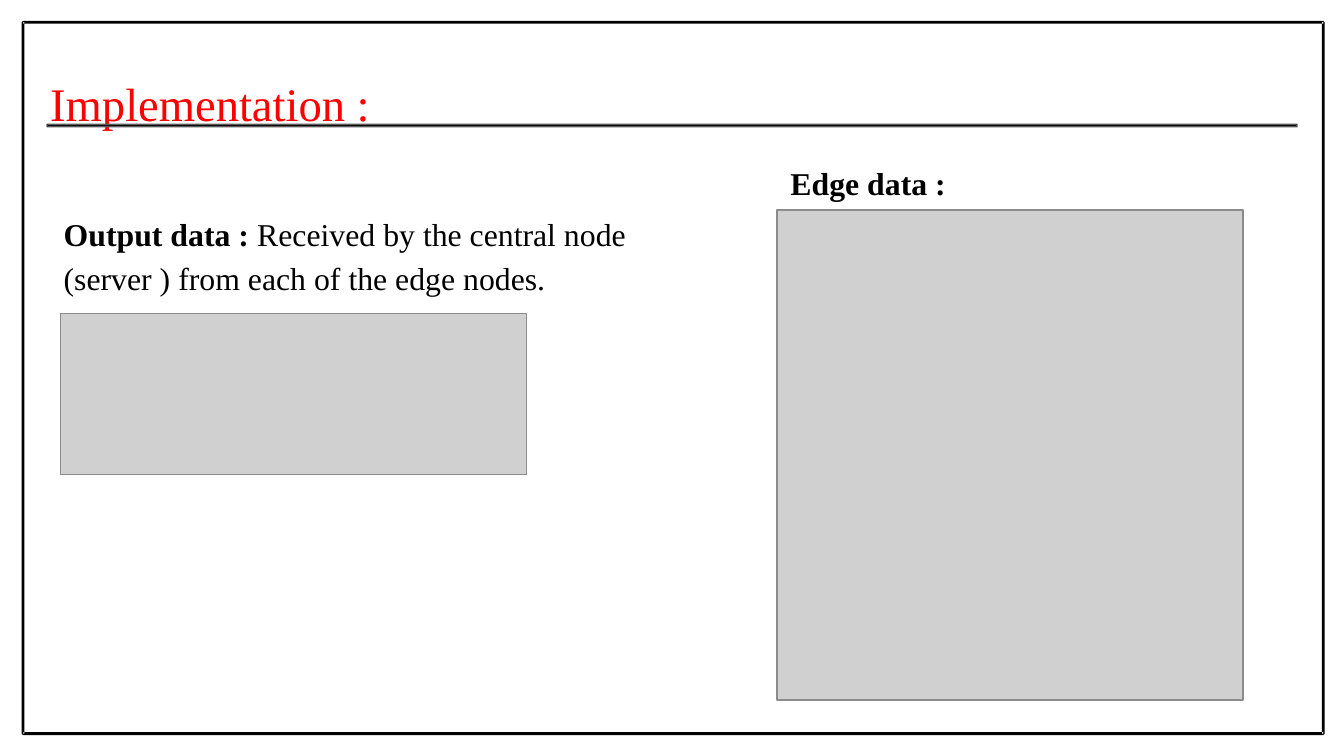
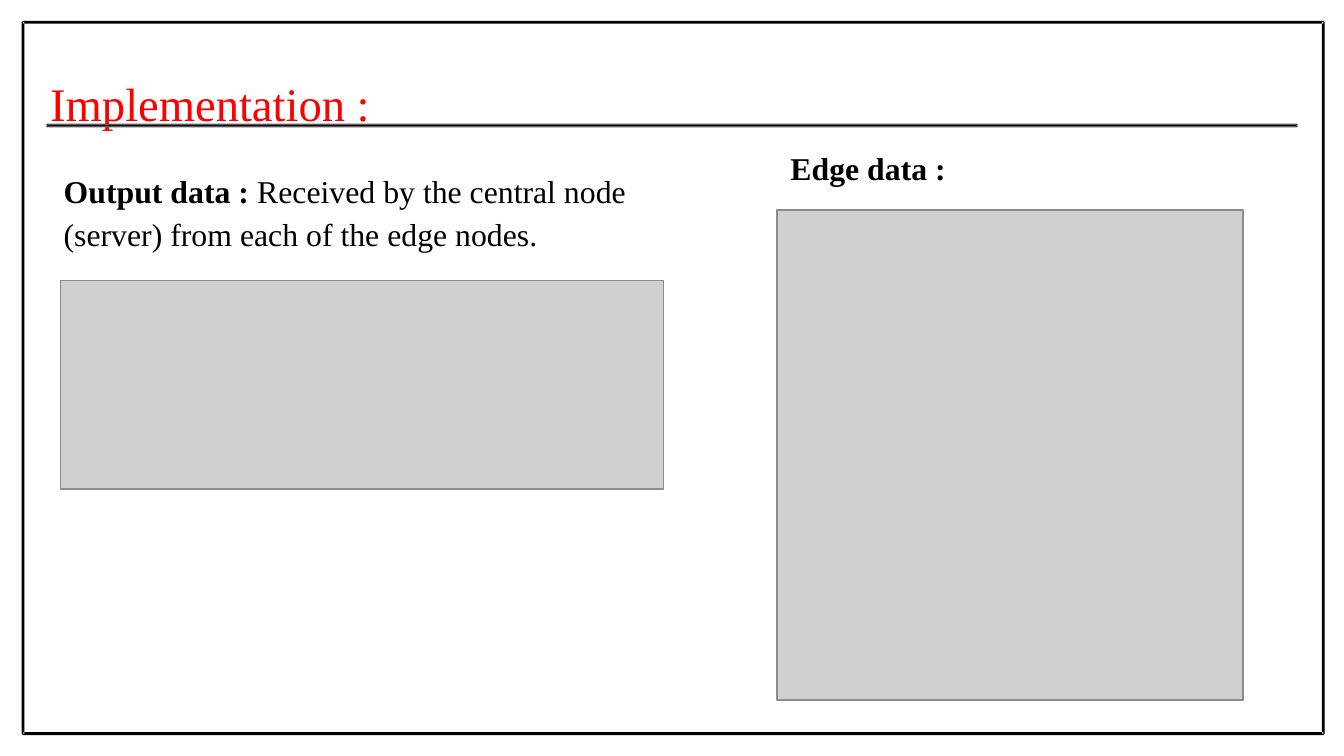
Before and after one commit to Prithiv-vijai/5g_MEC_Blockchain, a slide deck: slide 18 of files/Batch-4 First Review.pptx. Drawn at 1344x756 pixels with LibreOffice and Linux fonts; fonts in the diff are those of the drawing; grey boxes stand for pictures. Boxes give left, top, right and bottom in pixels: in the first picture for what was removed or moved away, otherwise in the second. Text is boxed around its words. In the diff, an @@ line names an element or a change of style, - is before the commit and + after.

```diff
--- a/files/Batch-4 First Review.pptx
+++ b/files/Batch-4 First Review.pptx
@@ text "Edge data :": place and size @@
-text "Edge data :" at box(790, 173, 927, 201)
+text "Edge data :" at box(790, 158, 927, 186)
@@ text at box(64, 181, 626, 253): spaces changed @@
-Output data : Received by the central node (server ) from each of the edge nodes.
+Output data : Received by the central node (server) from each of the edge nodes.
@@ picture: place and size @@
-picture at box(60, 313, 527, 474)
+picture at box(60, 281, 664, 489)
```
Also in this commit, not shown: 7 other slides changed, 1 slide added, 20 other files.
